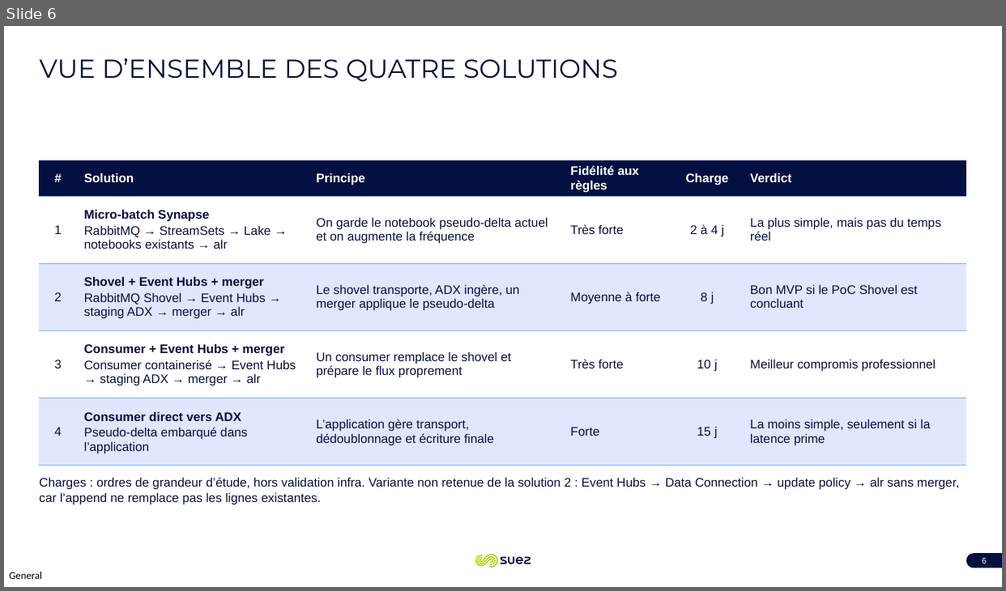
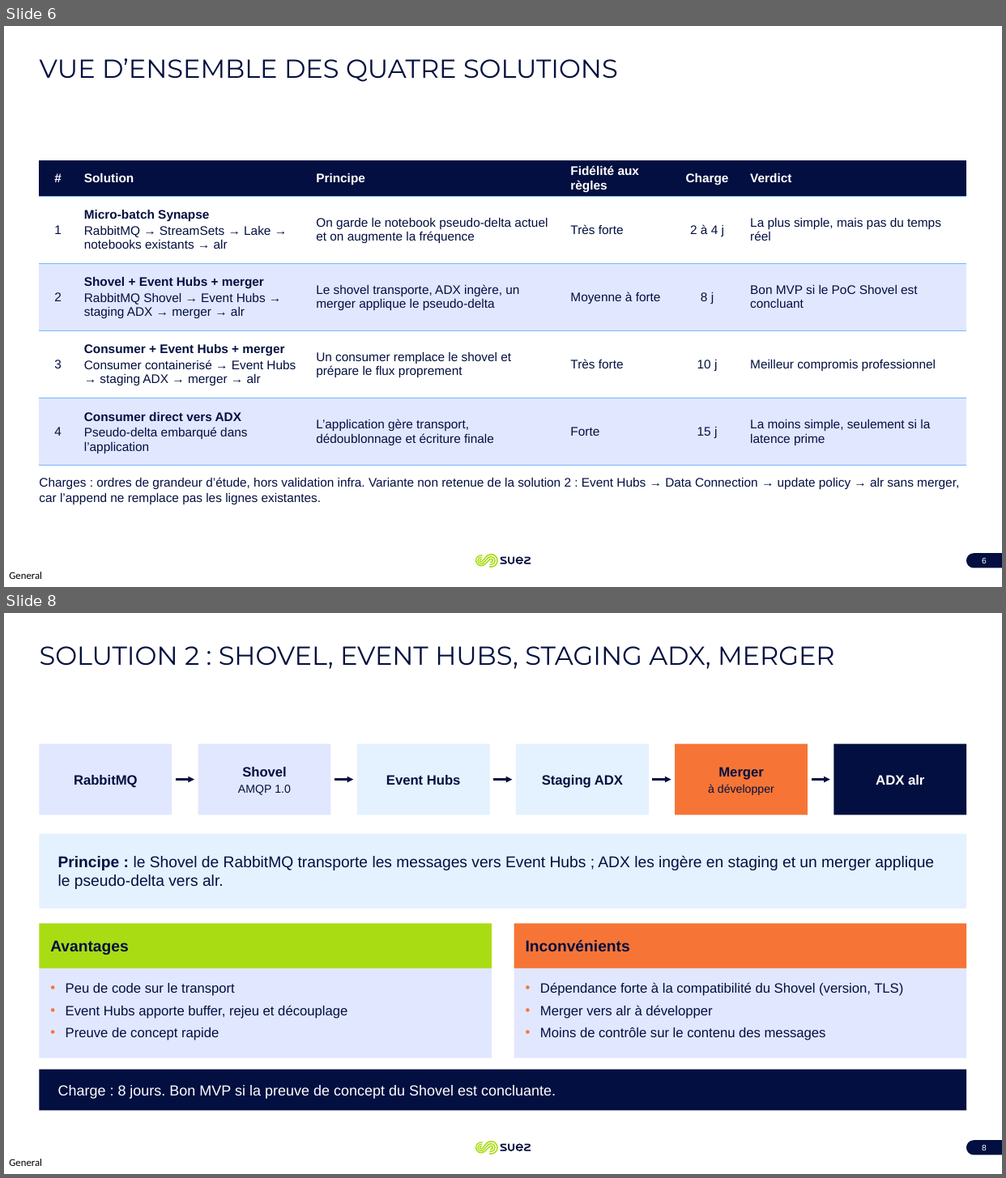
Before and after one commit to philfon/Pres, a slide deck: Presentation_ADX_synthese.pptx. Shown one above the other, each under a label of ours: slide 6 before the commit, slides 6 and 8 after it; the slides between them are not shown. The pictures are 1006x591 and 1006x1178 pixels, drawn with LibreOffice and Linux fonts; fonts in the diff are those of the drawing. Boxes give left, top, right and bottom in pixels: in the first picture for what was removed or moved away, otherwise in the second. Text is boxed around its words. In the diff, an @@ line names an element or a change of style, - is before the commit and + after.

```diff
--- a/Presentation_ADX_synthese.pptx
+++ b/Presentation_ADX_synthese.pptx
@@ slide 8 added at (x1=4, y1=613, x2=1002, y2=1174), background #FFFFFF; not listed: 3 template elements that a slide beside it also shows @@
@@ title added at (x1=40, y1=646, x2=835, y2=669), 25 pt, text none @@
+SOLUTION 2 : SHOVEL, EVENT HUBS, STAGING ADX, MERGER
@@ rectangle added at (x1=39, y1=744, x2=172, y2=815), fill #E1E7FE, 13 pt, text #030F40, bold @@
+RabbitMQ
@@ rectangle added at (x1=198, y1=744, x2=330, y2=815), fill #E1E7FE, 11 pt, text #030F40 @@
+Shovel
+AMQP 1.0
@@ rectangle added at (x1=357, y1=744, x2=490, y2=815), fill #E4F1FE, 13 pt, text #030F40, bold @@
+Event Hubs
@@ rectangle added at (x1=516, y1=744, x2=649, y2=815), fill #E4F1FE, 13 pt, text #030F40, bold @@
+Staging ADX
@@ rectangle added at (x1=675, y1=744, x2=808, y2=815), fill #F67536, 11 pt, text #030F40 @@
+Merger
+à développer
@@ rectangle added at (x1=834, y1=744, x2=967, y2=815), fill #030F40, 13 pt, text #FFFFFF, bold @@
+ADX alr
@@ arrow added from (176, 780) to (194, 780), #030F40 1.75 pt @@
@@ arrow added from (335, 780) to (354, 780), #030F40 1.75 pt @@
@@ arrow added from (493, 780) to (513, 780), #030F40 1.75 pt @@
@@ arrow added from (652, 780) to (671, 780), #030F40 1.75 pt @@
@@ arrow added from (812, 780) to (830, 780), #030F40 1.75 pt @@
@@ rectangle added at (x1=39, y1=834, x2=967, y2=909), fill #E4F1FE, 15 pt, text #030F40 @@
+Principe : le Shovel de RabbitMQ transporte les messages vers Event Hubs ; ADX les ingère en staging et un merger applique le pseudo-delta vers alr.
@@ rectangle added at (x1=39, y1=924, x2=492, y2=969), fill #AADC14, 15 pt, text #030F40, bold @@
+Avantages
@@ rectangle added at (x1=514, y1=924, x2=967, y2=969), fill #F67536, 15 pt, text #030F40, bold @@
+Inconvénients
@@ rectangle added at (x1=39, y1=969, x2=492, y2=1059), fill #E1E7FE, 13 pt, text #030F40 @@
+• Peu de code sur le transport
+• Event Hubs apporte buffer, rejeu et découplage
+• Preuve de concept rapide
@@ rectangle added at (x1=514, y1=969, x2=967, y2=1059), fill #E1E7FE, 13 pt, text #030F40 @@
+• Dépendance forte à la compatibilité du Shovel (version, TLS)
+• Merger vers alr à développer
+• Moins de contrôle sur le contenu des messages
@@ rectangle added at (x1=39, y1=1070, x2=967, y2=1111), fill #030F40, 14 pt, text #FFFFFF @@
+Charge : 8 jours. Bon MVP si la preuve de concept du Shovel est concluante.
@@ page number added at (x1=967, y1=1141, x2=1002, y2=1156), fill #030F40, 8 pt, text #FFFFFF @@
+8
```
Also in this commit, not shown: 3 other slides added.
